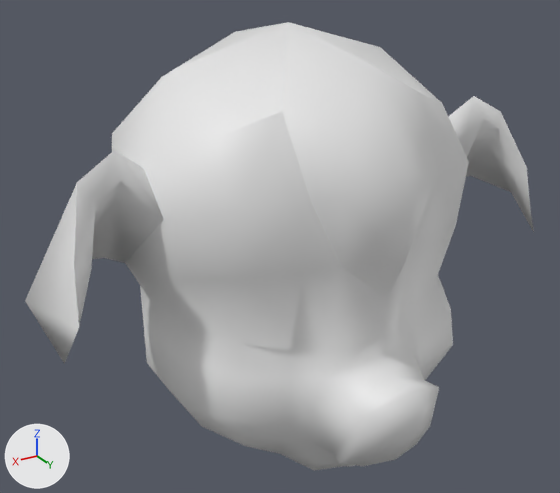
A saved change to the glTF model assets/Converted Models/HairStyle/Human Female/Female pig head.glb.
Rendered twice from a 50 mm camera at (0.233, 0.383, 0.234) aimed at (0.009, 0.009, 0.047). Every picture has the same lights, and +X, +Y and +Z are marked at lower left. The older version comes first.

Objects in the first picture: 'Ů��ͷ_2'.
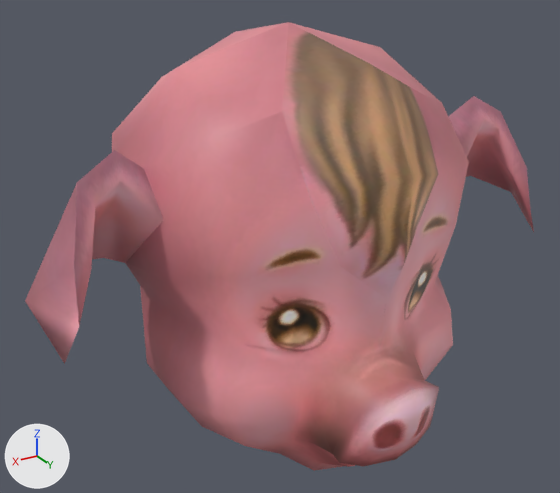
Location of each change, (x1, y1, x2, y2) in pixels of the pictures (560 x 493 px):
'Ů��ͷ_2', recoloured (white to pink): (25, 22, 534, 471) in both

The change, as a list of edits to the scene's bpy script:
```text
Add img_tex_1234688780302427036:
    img_tex_1234688780302427036 = load_image('tex_1234688780302427036', '_unpacked/tex_1234688780302427036', 512, 512, 'sRGB')
Add mat_女猪头_2_mat:
    mat_女猪头_2_mat = principled_material('女猪头_2_mat')
    mat_女猪头_2_mat.texture = img_tex_1234688780302427036
Change me_ů__ͷ_2:
    where me_ů__ͷ_2.from_pydata(...)  # 201 vertices, 390 faces; spans x -0.166..0.166, y -0.104..0.132, z -0.082..0.178
    add me_ů__ͷ_2.materials.append(mat_女猪头_2_mat)  # picture img_tex_1234688780302427036
```
